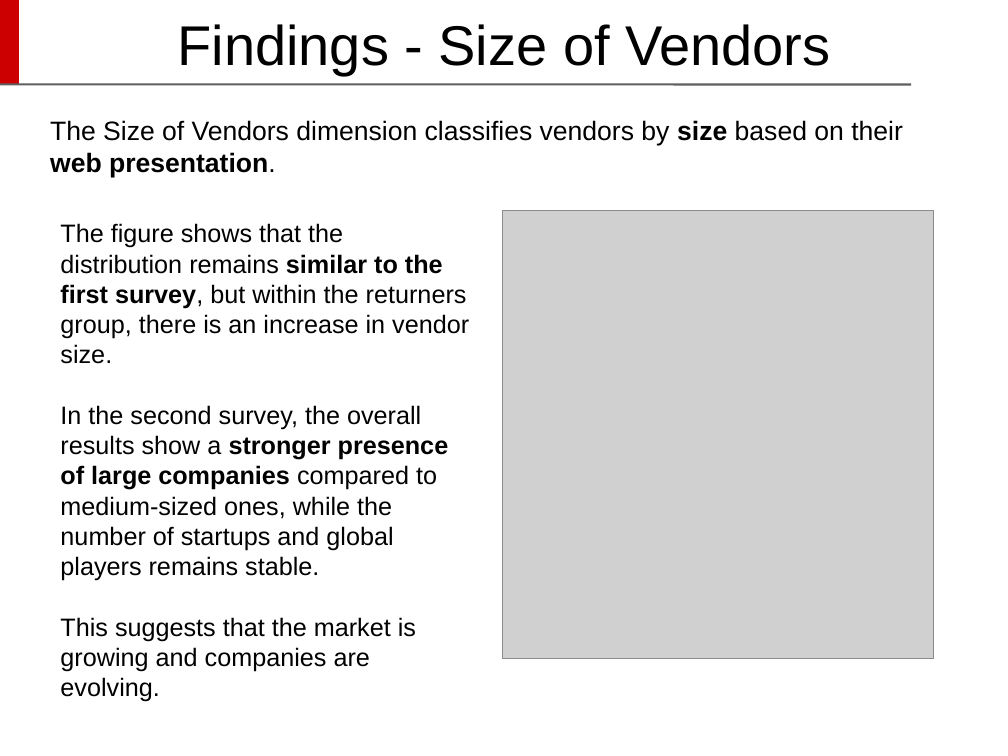
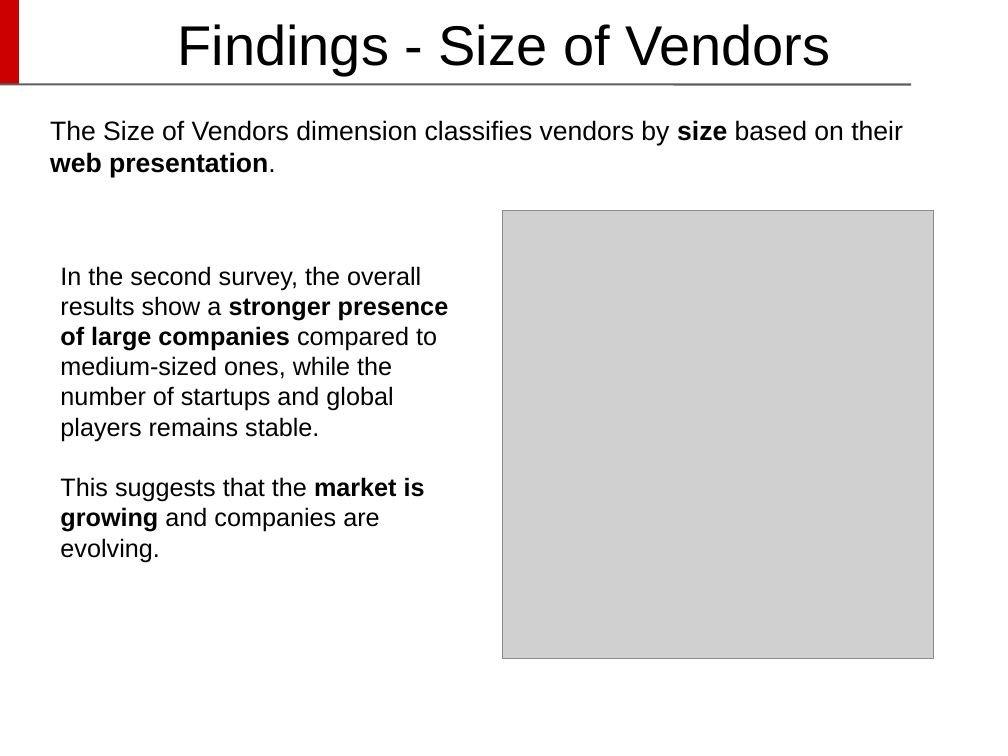
Before and after one commit to DavideDeRosa/cs_master, a slide deck: slide 34 of Complementi_basi_di_dati/Progetto/Davide De Rosa - Presentazione CBD.pptx. Drawn at 1008x756 pixels with LibreOffice and Linux fonts; fonts in the diff are those of the drawing; grey boxes stand for pictures; background and template pictures are left out. Boxes give left, top, right and bottom in pixels: in the first picture for what was removed or moved away, otherwise in the second. Text is boxed around its words. In the diff, an @@ line names an element or a change of style, - is before the commit and + after.

Commit message:
seconda versione ridotta per limiti di tempo

```diff
--- a/Complementi_basi_di_dati/Progetto/Davide De Rosa - Presentazione CBD.pptx
+++ b/Complementi_basi_di_dati/Progetto/Davide De Rosa - Presentazione CBD.pptx
@@ text at box(60, 223, 469, 364): paragraph removed @@
-The figure shows that the distribution remains similar to the first survey, but within the returners group, there is an increase in vendor size.
@@ text "In the second survey, the ...": place and size @@
-text "In the second survey, the ..." at box(60, 223, 469, 702)
+text "In the second survey, the ..." at box(60, 266, 449, 562)
@@ text at box(60, 477, 425, 562): bold on in "market is growing" @@
```
Also in this commit, not shown: 23 other slides changed, 8 slides removed, 1 other file.
